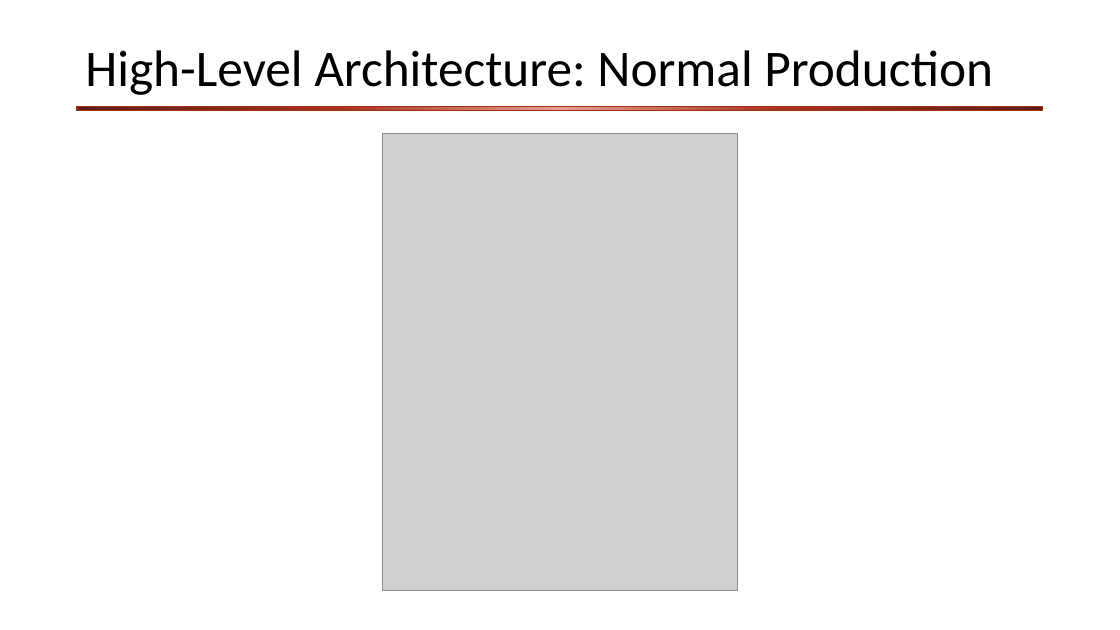
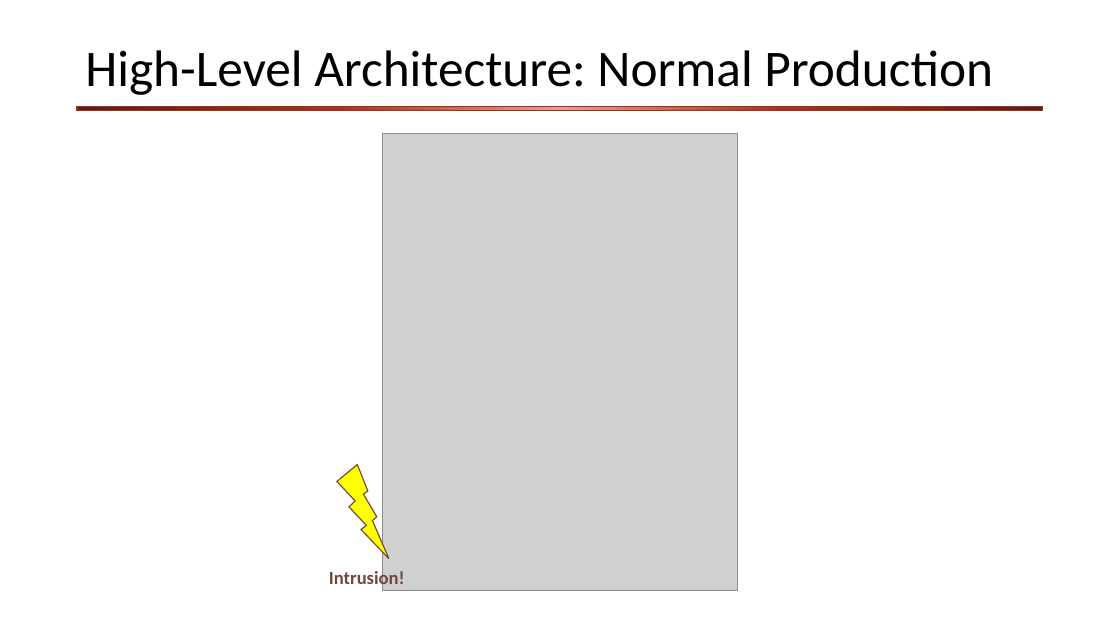
Before and after one commit to sonata-nfv/tng-industrial-pilot, a slide deck: slide 2 of doc/review-slides/uc2-review.pptx. Drawn at 1120x630 pixels with LibreOffice and Linux fonts; fonts in the diff are those of the drawing; grey boxes stand for pictures; background and template pictures are left out. Boxes give left, top, right and bottom in pixels: in the first picture for what was removed or moved away, otherwise in the second. Text is boxed around its words. In the diff, an @@ line names an element or a change of style, - is before the commit and + after.

```diff
--- a/doc/review-slides/uc2-review.pptx
+++ b/doc/review-slides/uc2-review.pptx
@@ lightning bolt added at [337, 465, 389, 559], fill #FFFF00, outline #704A3D 1 pt @@
@@ text added at [329, 569, 405, 590], 16 pt, text #704A3D, bold @@
+Intrusion!
```
Also in this commit, not shown: 2 other slides changed, 2 slides added, 11 slides removed, 1 other file.
